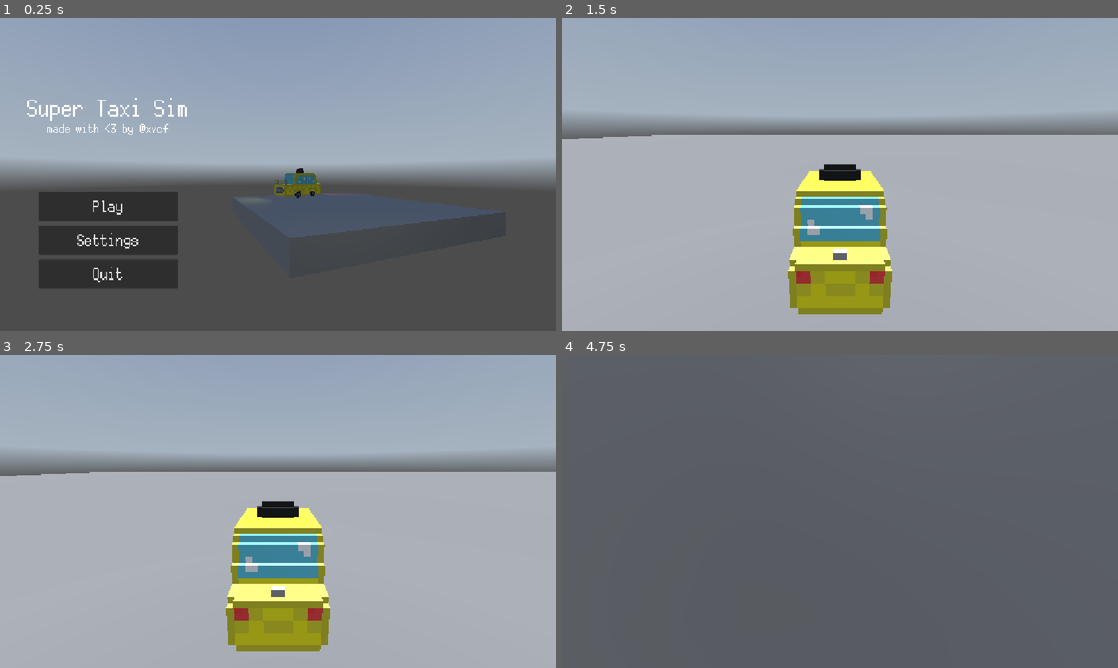
Above: before the commit, frames 1-4 (two rows, left to right).
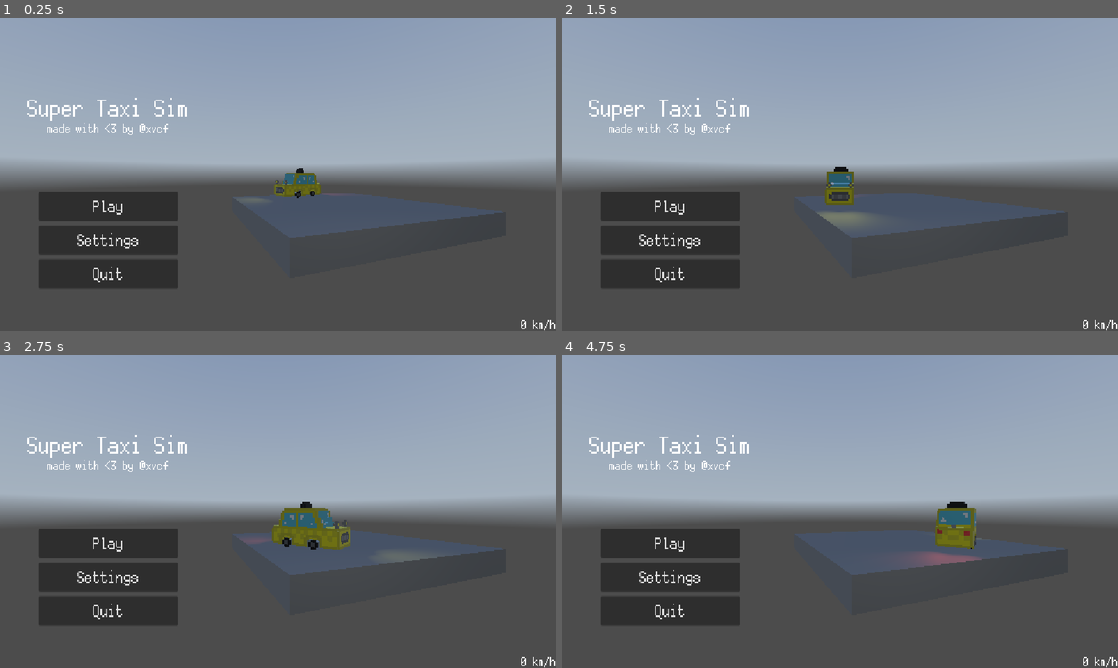
Above: after the commit, the same moments.

Repository: RafaeloxMC/super-taxi-sim
Game: Godot game, scene res://scenes/main_menu.tscn
The game is run twice, just before and just after one commit, with the same random seed, the same clock (stepped at 60 frames per second) and the same inputs. A sky picture missing from this copy of the repository is replaced by a grey-blue gradient.
Inputs (mouse positions are in pixels of both pictures, inside the frame that each line leads up to):
- Up to frame 1 (0.25 s): no input
- Up to frame 2 (1.5 s): click "Play" at 0.5 s; click (667, 205) at 1.25 s, where only the run after the commit has a clickable "Play"
- Up to frame 3 (2.75 s): click (105, 577) at 2 s, where only the run after the commit has a clickable "Settings"
- Up to frame 4 (4.75 s): tap Enter at 2.75 s; hold Right (ui_right) 2.78-3.53 s; tap Alt at 2.85, 4.35 s; hold Down (ui_down) 3.53-4.28 s; tap Shift at 3.6 s; hold Right (ui_right) from 4.28 s (still down)

The runs differ from the first frame. In frame 1, less than 0.1% of the frame differs, in the area x 93-100%, y 96-100%; in frame 2, 58%; in frame 3, 58%; in frame 4, 63%, in the area x 0-100%, y 0-100%.

Commit message:
Add speed UI

Diff:
--- /dev/null
+++ b/scenes/ingame_ui.tscn
@@ -0,0 +1,29 @@
+[gd_scene load_steps=3 format=3 uid="uid://b72tgd6dopu1q"]
+
+[ext_resource type="Script" uid="uid://ctwtf1vd1ijgf" path="res://scripts/ingame_ui.gd" id="1_031h6"]
+[ext_resource type="Theme" uid="uid://nfbuw1d6mf3f" path="res://assets/themes/ui.tres" id="1_v3yap"]
+
+[node name="IngameUI" type="Control"]
+layout_mode = 3
+anchors_preset = 15
+anchor_right = 1.0
+anchor_bottom = 1.0
+grow_horizontal = 2
+grow_vertical = 2
+script = ExtResource("1_031h6")
+
+[node name="Speed" type="Label" parent="."]
+layout_mode = 1
+anchors_preset = 3
+anchor_left = 1.0
+anchor_top = 1.0
+anchor_right = 1.0
+anchor_bottom = 1.0
+offset_left = -40.0
+offset_top = -23.0
+grow_horizontal = 0
+grow_vertical = 0
+theme = ExtResource("1_v3yap")
+theme_override_font_sizes/font_size = 24
+text = "0 km/h"
+horizontal_alignment = 2
--- a/scenes/taxi.tscn
+++ b/scenes/taxi.tscn
@@ -1,7 +1,8 @@
-[gd_scene load_steps=4 format=3 uid="uid://8wv5dau7tb2h"]
+[gd_scene load_steps=5 format=3 uid="uid://8wv5dau7tb2h"]
 
 [ext_resource type="PackedScene" uid="uid://cgruhf0xq2sig" path="res://assets/models/taxi.gltf" id="1_i2df7"]
 [ext_resource type="Script" uid="uid://8r5je374hedj" path="res://scripts/taxi.gd" id="1_qfcln"]
+[ext_resource type="PackedScene" uid="uid://b72tgd6dopu1q" path="res://scenes/ingame_ui.tscn" id="3_a5vla"]
 
 [sub_resource type="BoxShape3D" id="BoxShape3D_qfcln"]
 size = Vector3(1.4013672, 2.0057983, 3.2008057)
@@ -39,3 +40,5 @@
 
 [node name="Camera3D" type="Camera3D" parent="."]
 transform = Transform3D(-1, 1.9517145e-08, -8.521633e-08, 0, 0.9747612, 0.22325012, 8.742278e-08, 0.22325012, -0.9747612, 0, 2.6748052, -3.9805045)
+
+[node name="IngameUI" parent="Camera3D" instance=ExtResource("3_a5vla")]
--- /dev/null
+++ b/scripts/ingame_ui.gd
@@ -0,0 +1,14 @@
+extends Control
+
+@onready var speed_label: Label = $Speed
+
+var speed: float = 0.0
+
+# Called when the node enters the scene tree for the first time.
+func _ready() -> void:
+	pass # Replace with function body.
+
+
+# Called every frame. 'delta' is the elapsed time since the previous frame.
+func _process(delta: float) -> void:
+	speed_label.text = str(abs(roundi(speed))) + " km/h"
--- a/scripts/taxi.gd
+++ b/scripts/taxi.gd
@@ -6,6 +6,8 @@
 @export var steer_speed: float = 8.0
 @export var steer_limit: float = 1.2
 @export var gravity: float = 20.0
+
+@onready var ingame_ui: Control = $Camera3D/IngameUI
 
 var current_speed: float = 0.0
 var steer_angle: float = 0.0
@@ -35,4 +37,6 @@
 	velocity.x = forward_direction.x * current_speed
 	velocity.z = forward_direction.z * current_speed
 
+	ingame_ui.speed = current_speed
+
 	move_and_slide()
Not shown, added: scripts/ingame_ui.gd.uid
